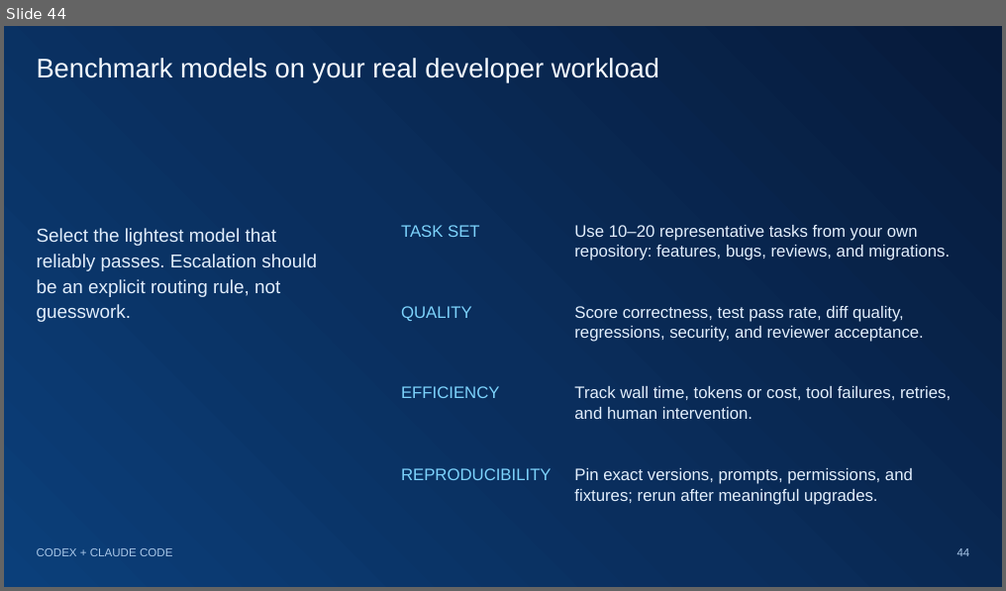
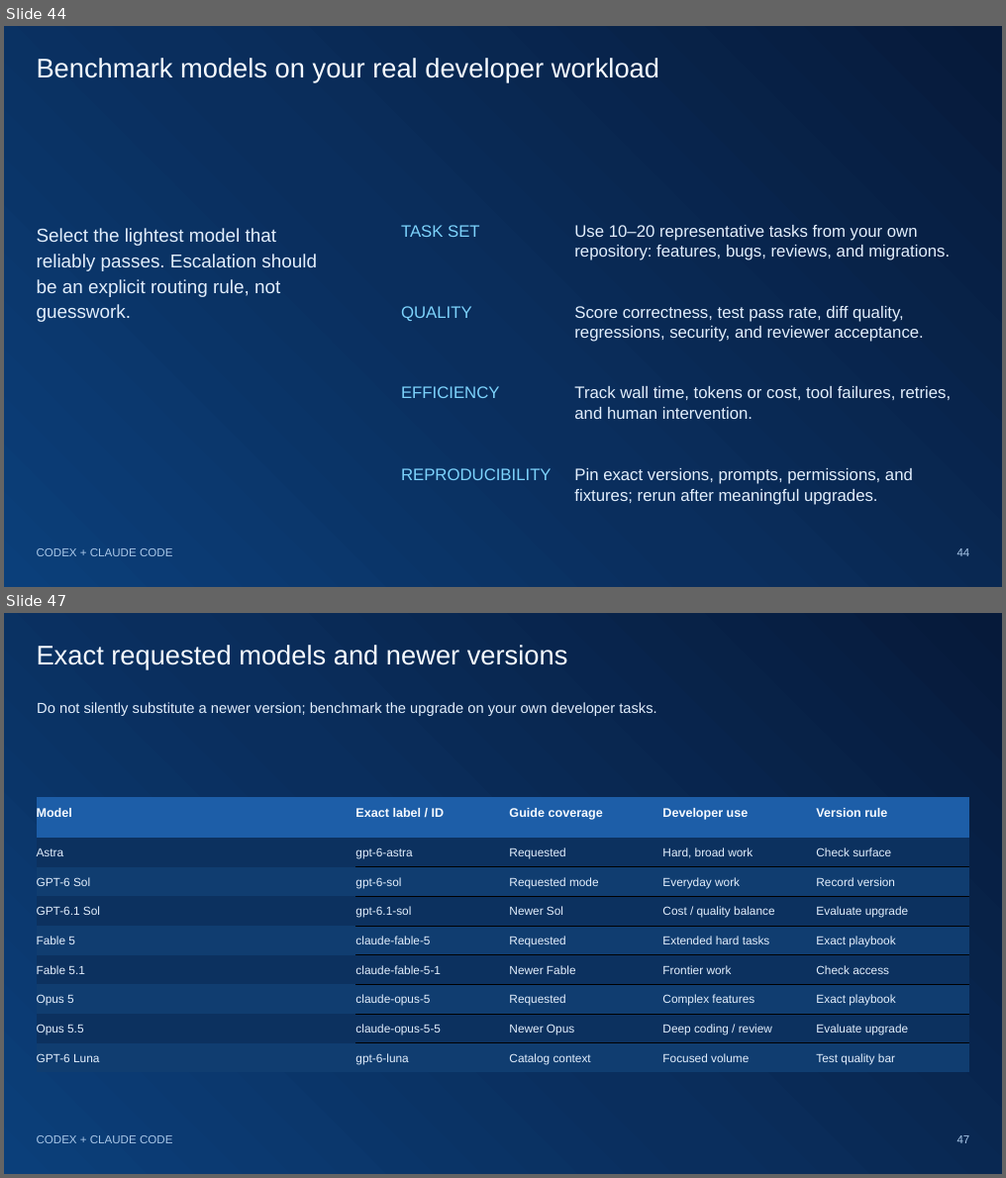
Before and after one commit to yonimillipro/codex-claude-senior-programmer-guide, a slide deck: presentation/Codex-and-Claude-Senior-Programmer-Guide-Updated-2026-10.pptx. Shown one above the other, each under a label of ours: slide 44 before the commit, slides 44 and 47 after it; the slides between them are not shown. The pictures are 1006x591 and 1006x1178 pixels, drawn with LibreOffice and Linux fonts; fonts in the diff are those of the drawing. Boxes give left, top, right and bottom in pixels: in the first picture for what was removed or moved away, otherwise in the second. Text is boxed around its words. In the diff, an @@ line names an element or a change of style, - is before the commit and + after.

Commit message:
Publish Version 2 model mastery and matching PowerPoint

```diff
--- a/presentation/Codex-and-Claude-Senior-Programmer-Guide-Updated-2026-10.pptx
+++ b/presentation/Codex-and-Claude-Senior-Programmer-Guide-Updated-2026-10.pptx
@@ slide 47 added at box(4, 613, 1002, 1174), background gradient #061A3A to #0A2E5D to #0B3F7A @@
@@ title added at box(37, 645, 568, 668), 26 pt, text #F6FAFF @@
+Exact requested models and newer versions
@@ text added at box(37, 702, 656, 716), 14 pt, text #E2EEFC @@
+Do not silently substitute a newer version; benchmark the upgrade on your own developer tasks.
@@ table added at box(37, 797, 969, 1119), 9 rows, 5 columns @@
+Model | Exact label / ID | Guide coverage | Developer use | Version rule
+Astra | gpt-6-astra | Requested | Hard, broad work | Check surface
+GPT-6 Sol | gpt-6-sol | Requested mode | Everyday work | Record version
+GPT-6.1 Sol | gpt-6.1-sol | Newer Sol | Cost / quality balance | Evaluate upgrade
+Fable 5 | claude-fable-5 | Requested | Extended hard tasks | Exact playbook
+Fable 5.1 | claude-fable-5-1 | Newer Fable | Frontier work | Check access
+Opus 5 | claude-opus-5 | Requested | Complex features | Exact playbook
+Opus 5.5 | claude-opus-5-5 | Newer Opus | Deep coding / review | Evaluate upgrade
+GPT-6 Luna | gpt-6-luna | Catalog context | Focused volume | Test quality bar
@@ text added at box(37, 1136, 172, 1144), 11 pt, text #A9C7E8 @@
+CODEX + CLAUDE CODE
@@ page number added at box(957, 1136, 970, 1144), 11 pt, text #A9C7E8 @@
+47
```
Also in this commit, not shown: 3 slides changed, 11 other slides added, 5 other files.
